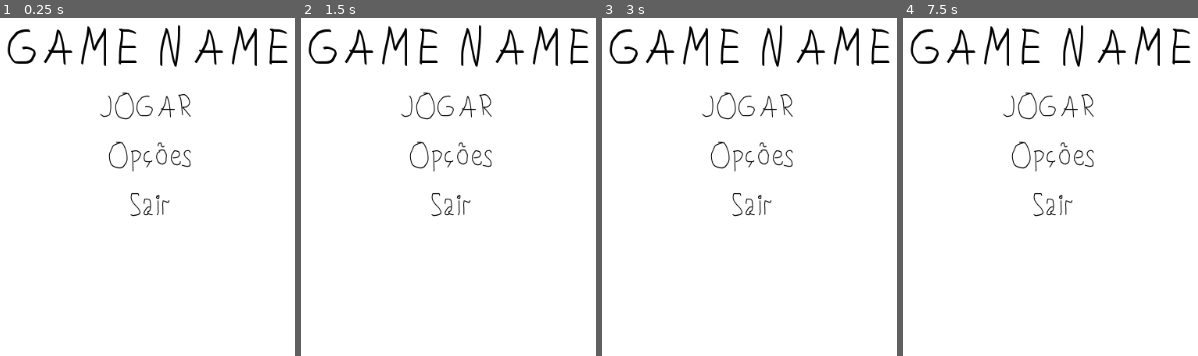
Above: before the commit, frames 1-4 (left to right).
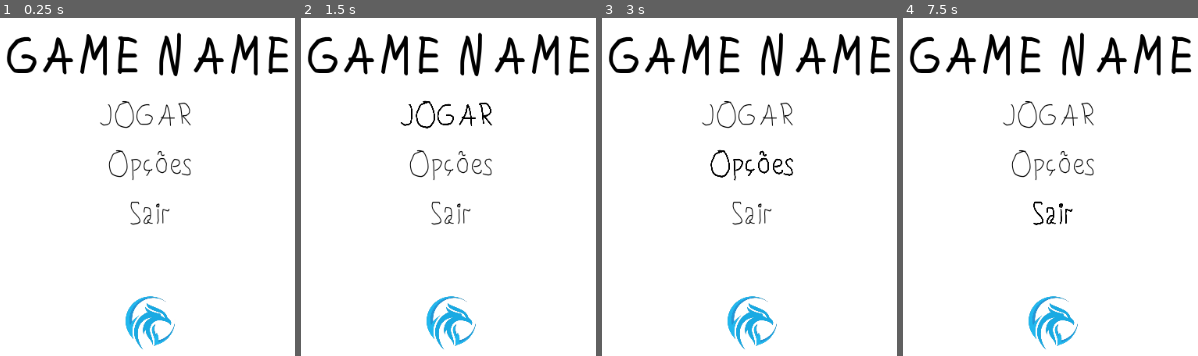
Above: after the commit, the same moments.

Repository: Tsumefuy/project-gamejam
Game: Godot game, scene res://Cenas/interface/Menu.tscn
The game is run twice, just before and just after one commit, with the same random seed, the same clock (stepped at 60 frames per second) and the same inputs. Before the commit the project starts from res://Menu.tscn.
Inputs (mouse positions are in pixels of both pictures, inside the frame that each line leads up to):
- Up to frame 1 (0.25 s): no input
- Up to frame 2 (1.5 s): click "Opções" at 0.5 s; click "JOGAR" at 1.25 s
- Up to frame 3 (3 s): click "JOGAR" at 2 s; click "Opções" at 2.75 s
- Up to frame 4 (7.5 s): click "JOGAR" at 3.5 s; click "Opções" at 4.25 s; tap Enter at 5, 6.5 s; move the mouse to (outside the picture) at 5.02 s; tap Space at 5.75, 7.25 s; move the mouse to (outside the picture) at 5.77 s; move the mouse to (1133, 21) at 6.52 s; move the mouse to (1012, 217) at 7.27 s

The runs differ from the first frame. In frame 1, 7.9% of the frame differs, in the area x 2-98%, y 2-98%; in frame 2, 7.9%; in frame 3, 7.9%; in frame 4, 7.9%.

Commit message:
Interação Menu

Diff:
--- a/Menu.tscn
+++ b/Cenas/interface/Menu.tscn
@@ -1,26 +1,32 @@
-[gd_scene load_steps=6 format=2]
+[gd_scene load_steps=8 format=2]
 
-[ext_resource path="res://Fonts/FirstTimeWriting.ttf" type="DynamicFontData" id=2]
+[ext_resource path="res://Scripts/menu.gd" type="Script" id=1]
+[ext_resource path="res://Assets/logo/Design_sem_nome-removebg-preview(1).png" type="Texture" id=2]
+[ext_resource path="res://Assets/FirstTimeWriting.ttf" type="DynamicFontData" id=3]
 
 [sub_resource type="DynamicFont" id=1]
 size = 60
-font_data = ExtResource( 2 )
+outline_size = 1
+outline_color = Color( 0, 0, 0, 1 )
+font_data = ExtResource( 3 )
 
 [sub_resource type="DynamicFont" id=5]
 size = 36
-font_data = ExtResource( 2 )
+outline_color = Color( 0, 0, 0, 1 )
+font_data = ExtResource( 3 )
 
 [sub_resource type="DynamicFont" id=3]
 size = 36
-font_data = ExtResource( 2 )
+font_data = ExtResource( 3 )
 
 [sub_resource type="DynamicFont" id=4]
 size = 36
-font_data = ExtResource( 2 )
+font_data = ExtResource( 3 )
 
 [node name="Menu" type="Control"]
 anchor_right = 1.0
 anchor_bottom = 1.0
+script = ExtResource( 1 )
 
 [node name="ColorRect" type="ColorRect" parent="."]
 anchor_right = 1.0
@@ -32,9 +38,9 @@
 anchor_right = 0.5
 anchor_bottom = 0.5
 margin_left = -256.0
-margin_top = -150.0
+margin_top = -139.0
 margin_right = 256.0
-margin_bottom = 150.0
+margin_bottom = 139.0
 
 [node name="GameName" type="Label" parent="MainContainer"]
 margin_right = 512.0
@@ -51,13 +57,14 @@
 uppercase = true
 
 [node name="HContainer" type="VBoxContainer" parent="MainContainer"]
+margin_left = 192.0
 margin_top = 104.0
-margin_right = 512.0
+margin_right = 320.0
 margin_bottom = 278.0
 alignment = 1
 
-[node name="JOGAR" type="Button" parent="MainContainer/HContainer"]
-margin_right = 512.0
+[node name="JOGAR" type="Button" parent="MainContainer/HContainer" groups=["button"]]
+margin_right = 128.0
 margin_bottom = 48.0
 focus_mode = 0
 custom_colors/font_color_disabled = Color( 0, 0, 0, 1 )
@@ -70,9 +77,9 @@
 text = "JOGAR"
 flat = true
 
-[node name="Opções" type="Button" parent="MainContainer/HContainer"]
+[node name="Opcoes" type="Button" parent="MainContainer/HContainer" groups=["button"]]
 margin_top = 52.0
-margin_right = 512.0
+margin_right = 128.0
 margin_bottom = 122.0
 rect_min_size = Vector2( 0, 70 )
 focus_mode = 0
@@ -86,9 +93,9 @@
 text = "Opções"
 flat = true
 
-[node name="Sair" type="Button" parent="MainContainer/HContainer"]
+[node name="Sair" type="Button" parent="MainContainer/HContainer" groups=["button"]]
 margin_top = 126.0
-margin_right = 512.0
+margin_right = 128.0
 margin_bottom = 174.0
 focus_mode = 0
 custom_colors/font_color_disabled = Color( 0, 0, 0, 1 )
@@ -100,3 +107,15 @@
 enabled_focus_mode = 0
 text = "Sair"
 flat = true
+
+[node name="TextureRect" type="TextureRect" parent="."]
+anchor_left = 0.5
+anchor_top = 1.0
+anchor_right = 0.5
+anchor_bottom = 1.0
+margin_left = -53.0
+margin_top = -88.0
+margin_right = 53.0
+texture = ExtResource( 2 )
+expand = true
+stretch_mode = 6
--- /dev/null
+++ b/Scripts/menu.gd
@@ -0,0 +1,24 @@
+extends Control
+
+func _ready():
+	for button in get_tree().get_nodes_in_group("button"):
+		button.connect("pressed", self, "on_button_pressed", [button])
+		button.connect("mouse_exited", self, "mouse_interaction", [button, "mouse_sai"])
+		button.connect("mouse_entered", self, "mouse_interaction", [button, "mouse_passa"])
+
+func on_button_pressed(button: Button) -> void:
+	match button.name:
+		"JOGAR":
+			var _game: bool = true
+		"Opcoes":
+			var _settings: bool = true
+		"Sair":
+			get_tree().quit()
+
+
+func mouse_interaction(button: Button, state: String) -> void:
+	match state:
+		"mouse_sai":
+			button.modulate.a = 1.0
+		"mouse_passa":
+			button.modulate.a = 5.0
--- a/project.godot
+++ b/project.godot
@@ -11,7 +11,7 @@
 [application]
 
 config/name="EquipePhoenix_gamejam"
-run/main_scene="res://Menu.tscn"
+run/main_scene="res://Cenas/interface/Menu.tscn"
 
 [gui]
 
Renamed: Fonts/FirstTimeWriting.ttf -> Assets/FirstTimeWriting.ttf
Binary file added: Assets/logo/Design_sem_nome-removebg-preview(1).png
Not shown, added: Assets/logo/Design_sem_nome-removebg-preview(1).png.import
